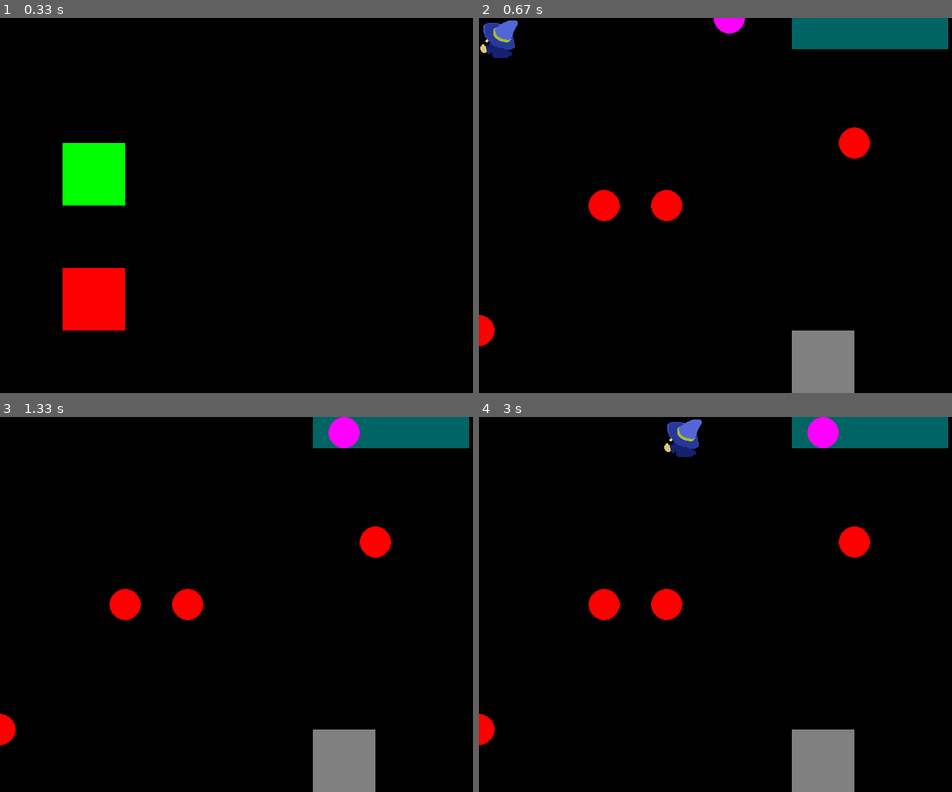
Above: before the commit, frames 1-4 (two rows, left to right).
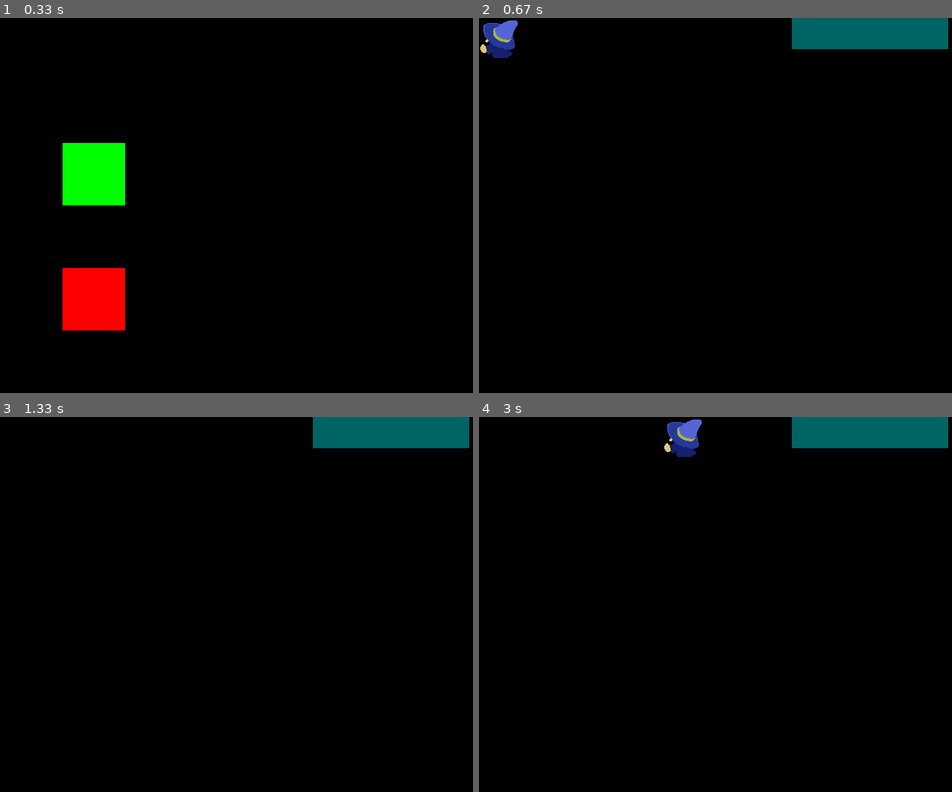
Above: after the commit, the same moments.

Repository: ENorell/zapocalypse
Game: pygame game, started from main_pygame.py
Two runs of this game, one before a commit and one after it. Both use one fixed random seed, a clock stepped at 60 frames per second and the inputs below.
Inputs (mouse positions are in pixels of both pictures, inside the frame that each line leads up to):
- Up to frame 1 (0.33 s): no input
- Up to frame 2 (0.67 s): click (573, 175) at 0.38 s
- Up to frame 3 (1.33 s): hold Right 0.67-1.13 s; hold Up from 1.17 s (still down)
- Up to frame 4 (3 s): release Up at 1.47 s; hold Down 2.57-2.87 s; hold Left from 2.9 s (still down)

Frame 1 is identical in both runs. In frame 2, 3.9% of the frame differs, in the area x 0-83%, y 0-100%; in frame 3, 4.1%; in frame 4, 4.1%.

Commit message:
Spawn system

Diff:
--- a/domain/events.py
+++ b/domain/events.py
@@ -10,3 +10,6 @@
 
 @dataclass(frozen=True)
 class OrbPickup(Event): ...
+
+@dataclass(frozen=True)
+class OrbSpawned(Event): ...
--- /dev/null
+++ b/domain/game_objects.py
@@ -0,0 +1,42 @@
+from typing import NamedTuple, Protocol
+from enum import Enum, auto
+from dataclasses import dataclass
+
+class WorldVector(NamedTuple):
+    x: float
+    y: float
+
+class Spawnable(Protocol):
+    def on_spawn(self):
+        ...
+
+class Element(Enum):
+    FIRE = auto()
+    WATER = auto()
+    WIND = auto()
+    ROOT = auto()
+    THUNDER = auto()
+
+@dataclass(frozen=True)
+class ElementOrb():
+    element: Element
+    position: WorldVector
+
+    def on_spawn(self):
+        ...
+
+class WallType(Enum):
+    BUSH = auto()
+    STONE = auto()
+
+@dataclass(frozen=True)
+class Wall():
+    wall_type: WallType
+    position: WorldVector
+
+    def on_spawn(self):
+        ...
+
+class Tile():
+    def on_spawn(self):
+        ...
--- a/domain/model.py
+++ b/domain/model.py
@@ -8,41 +8,7 @@
 from abc import ABC, abstractmethod
 
 import domain.events as events
-
-class WorldVector(NamedTuple):
-    x: float
-    y: float
-    z: float = 0.0
-
-
-class Element(Enum):
-    FIRE = auto()
-    WATER = auto()
-    WIND = auto()
-    ROOT = auto()
-    THUNDER = auto()
-
-class PhysicalObject(Protocol):
-    @property
-    def stackable(self) -> bool: ...
-    @property
-    def position(self) -> WorldVector: ...
-
-@dataclass(frozen=True)
-class ElementOrb():
-    element: Element
-    position: WorldVector
-    stackable = False
-
-class WallType(Enum):
-    BUSH = auto()
-    STONE = auto()
-
-@dataclass(frozen=True)
-class Wall():
-    wall_type: WallType
-    position: WorldVector
-    stackable = False
+from domain.game_objects import WorldVector, Element, ElementOrb, Wall
 
 class Player:
     base_run_speed = 8
@@ -65,79 +31,36 @@
         self._elements.appendleft(element)
 
 class Level:
-    def __init__(self, walls: list[Wall], orbs: Optional[list[ElementOrb]] = None):
-        self._walls = walls
-        self._orbs: list[ElementOrb] = orbs or []
+    def __init__(self):
+        self.walls: list[Wall] = []
+        self.orbs: list[ElementOrb] = []
         self.events: list[events.Event] = []
 
-    @property
-    def walls(self) -> list[Wall]:
-        return list(self._walls)
+    # @property
+    # def walls(self) -> list[Wall]:
+    #     return self.walls
 
-    @property
-    def orbs(self) -> list[ElementOrb]:
-        return list(self._orbs)
-
-    def free_spawn_positions(self, z_position: float) -> list[WorldVector]:
-
-        physical_objects = self.orbs + self.walls
-        occupied_positions = {(obj.position.x, obj.position.y) for obj in physical_objects if obj.position.z == z_position}
-
-        free_positions = [
-            WorldVector(x, y, z_position)
-            for x in range(7)
-            for y in range(8)
-            if (x, y) not in occupied_positions
-        ]
-
-        return free_positions
+    # @property
+    # def orbs(self) -> list[ElementOrb]:
+    #     return self.orbs
 
     def collides_with_wall(self, target: WorldVector) -> bool:
         return any(
             math.dist(collide_entity.position, target) < 1
-            for collide_entity in self._walls
+            for collide_entity in self.walls
         )
 
     def get_touching_orb(self, target: WorldVector) -> Optional[ElementOrb]:
         return next(
             (
-                orb for orb in self._orbs
+                orb for orb in self.orbs
                 if math.dist(orb.position[:2], target[:2]) < 1
             ),
             None
         )
 
     def remove_orb(self, orb: ElementOrb) -> None:
-        self._orbs.remove(orb)
-
-    def spawn_orb(self, orb_position_z: float) -> None:
-        self._orbs.append(
-            ElementOrb(
-                element=random.choice(list(Element)),
-                position=random.choice(self.free_spawn_positions(orb_position_z)),
-            )
-        )
-
-    # def get_free_positions(self, object_to_spawn: HasPosition, objects: list[HasPosition]) -> set[tuple]:
-    #     z_position = object.position.z
-
-    #     free_positions: set[WorldVector] = {object.position for object in self_}
-
-    #     for object in objects:
-    #         if object.not_stackable:
-                # free_positions.add(object.position)
-
-    # def spawn_object_in_free_position(self, object: HasPosition) -> None:
-
-    #     all_free_positions = self.free_spawn_positions(object.position.z)
-
-    #     if not all_free_positions:
-    #         return
-
-    #     position_new_orb = random.choice(all_free_positions)
-
-    #     self.spawn_orb(position_new_orb)
-
+        self.orbs.remove(orb)
 
 def move(player: Player, target: WorldVector, level: Level) -> None:
     if level.collides_with_wall(target):
--- a/domain/spawning_system.py
+++ b/domain/spawning_system.py
@@ -1,90 +1,30 @@
-from typing import NamedTuple, Protocol, Optional
+from typing import Protocol, Optional
 from enum import Enum, auto
 from dataclasses import dataclass
-from collections import deque
-from datetime import timedelta
-import math
 import random
-from abc import ABC, abstractmethod
+from domain.game_objects import WorldVector, Spawnable, ElementOrb, Element, Wall, WallType
+from domain.model import Level
+from domain.events import Event, OrbSpawned
 
-import domain.events as events
+class Spawner(Protocol):
+    def create_object(self) -> Spawnable:
+        ...
 
-class WorldVector(NamedTuple):
-    x: float
-    y: float
-    z: float = 0.0
+    def spawn_object(self) -> None:
+        spawnable = self.create_object()
+        spawnable.on_spawn() # Tvingande? Inga argument i metoden..
 
+class OrbSpawner():
+    def __init__(self, level: Level, event: Event):
+        self.level = level
 
-class Element(Enum):
-    FIRE = auto()
-    WATER = auto()
-    WIND = auto()
-    ROOT = auto()
-    THUNDER = auto()
+    def _free_spawn_positions(self) -> list[WorldVector]:
 
-class PhysicalObject(Protocol):
-    @property
-    def stackable(self) -> bool: ...
-    @property
-    def position(self) -> WorldVector: ...
-
-@dataclass(frozen=True)
-class ElementOrb():
-    element: Element
-    position: WorldVector
-    stackable = False
-
-class WallType(Enum):
-    BUSH = auto()
-    STONE = auto()
-
-@dataclass(frozen=True)
-class Wall():
-    wall_type: WallType
-    position: WorldVector
-    stackable = False
-
-class Player:
-    base_run_speed = 8
-    max_no_elements = 3
-    def __init__(self, position: WorldVector, elements: Optional[list[Element]] = None) -> None:
-        #health
-        self.position = position
-        self._elements = deque(elements or [], self.max_no_elements)
-        self.events: list[events.Event] = []
-
-    def get_speed(self) -> float:
-        """Return speed after effects etc."""
-        return self.base_run_speed
-
-    @property
-    def elements(self) -> list[Element]:
-        return list(self._elements)
-
-    def give_element(self, element: Element):
-        self._elements.appendleft(element)
-
-class Level:
-    def __init__(self, walls: list[Wall], orbs: Optional[list[ElementOrb]] = None):
-        self._walls = walls
-        self._orbs: list[ElementOrb] = orbs or []
-        self.events: list[events.Event] = []
-
-    @property
-    def walls(self) -> list[Wall]:
-        return list(self._walls)
-
-    @property
-    def orbs(self) -> list[ElementOrb]:
-        return list(self._orbs)
-
-    def free_spawn_positions(self, z_position: float) -> list[WorldVector]:
-
-        physical_objects = self.orbs + self.walls
-        occupied_positions = {(obj.position.x, obj.position.y) for obj in physical_objects if obj.position.z == z_position}
+        physical_objects = self.level.orbs + self.level.walls
+        occupied_positions = {(obj.position.x, obj.position.y) for obj in physical_objects}
 
         free_positions = [
-            WorldVector(x, y, z_position)
+            WorldVector(x, y)
             for x in range(7)
             for y in range(8)
             if (x, y) not in occupied_positions
@@ -92,79 +32,22 @@
 
         return free_positions
 
-    def collides_with_wall(self, target: WorldVector) -> bool:
-        return any(
-            math.dist(collide_entity.position, target) < 1
-            for collide_entity in self._walls
-        )
+    def _spawn_position(self) -> WorldVector:
+        position = random.choice(self._free_spawn_positions())
 
-    def get_touching_orb(self, target: WorldVector) -> Optional[ElementOrb]:
-        return next(
-            (
-                orb for orb in self._orbs
-                if math.dist(orb.position[:2], target[:2]) < 1
-            ),
-            None
-        )
+        return position
 
-    def remove_orb(self, orb: ElementOrb) -> None:
-        self._orbs.remove(orb)
+    def create_object(self) -> Spawnable:
+        element = random.choice(list(Element))
+        position = self._spawn_position()
+        return ElementOrb(element, position)
 
-    def spawn_orb(self, orb_position_z: float) -> None:
-        self._orbs.append(
-            ElementOrb(
-                element=random.choice(list(Element)),
-                position=random.choice(self.free_spawn_positions(orb_position_z)),
-            )
-        )
+    def _trigger_spawn_event(self) -> None:
+        ...
 
-    # def get_free_positions(self, object_to_spawn: HasPosition, objects: list[HasPosition]) -> set[tuple]:
-    #     z_position = object.position.z
-
-    #     free_positions: set[WorldVector] = {object.position for object in self_}
-
-    #     for object in objects:
-    #         if object.not_stackable:
-                # free_positions.add(object.position)
-
-    # def spawn_object_in_free_position(self, object: HasPosition) -> None:
-
-    #     all_free_positions = self.free_spawn_positions(object.position.z)
-
-    #     if not all_free_positions:
-    #         return
-
-    #     position_new_orb = random.choice(all_free_positions)
-
-    #     self.spawn_orb(position_new_orb)
-
-
-def move(player: Player, target: WorldVector, level: Level) -> None:
-    if level.collides_with_wall(target):
-        player.events.append(events.Collision())
-        return
-
-    if orb := level.get_touching_orb(target):
-        level.remove_orb(orb)
-        player.give_element(orb.element)
-        player.events.append(events.OrbPickup())
-
-    player.position = target
-
-class Spell(ABC):
-    #@abstractmethod
-    def execute(self) -> None: ...
-
-class FireStorm(Spell): ...
-
-spell_book = {
-    # (Element.FIRE, Element.WIND, Element.THUNDER): "fire storm",
-    # (Element.FIRE, Element.FIRE, Element.WIND): "Fire Tornado"
-    (Element.WIND, Element.WIND, Element.FIRE): FireStorm()
-}
-
-def conjure_spell(elements: list[Element]) -> Optional[Spell]:
-    if len(elements) < 3:
-        return None
-    spell_ingredients: tuple[Element, Element, Element] = (elements[0], elements[1], elements[2])
-    return spell_book.get(spell_ingredients)
+    def spawn_object(self) -> None:
+        spawnable = self.create_object()
+        spawnable.on_spawn()
+        # Event?
+        self.level.orbs.append(spawnable)
+        self._trigger_spawn_event(spawnable)
--- a/interactors/presenter_model.py
+++ b/interactors/presenter_model.py
@@ -2,7 +2,7 @@
 from dataclasses import dataclass
 from abc import ABC
 
-from domain.model import Element, WallType, WorldVector
+from domain.game_objects import Element, WallType, WorldVector
 
 
 class PresenterModel(ABC): ...
--- a/interactors/scenes/fight_scene.py
+++ b/interactors/scenes/fight_scene.py
@@ -17,8 +17,7 @@
 
     return WorldVector(
         player.position.x + x * distance / magnitude,
-        player.position.y + y * distance / magnitude,
-        player.position.z
+        player.position.y + y * distance / magnitude
     )
 
 
@@ -29,8 +28,7 @@
         self._player = player
 
     def start(self) -> None:
-        for _ in range(5):
-            self._level.spawn_orb(1)
+        ...
 
     def update(self, user_input: UserInput) -> None:
         if move_target := _get_move_target(self._player, user_input):
--- a/interface/pixel/presenter.py
+++ b/interface/pixel/presenter.py
@@ -1,6 +1,6 @@
 from typing import Optional, Sequence
 
-from domain.model import WorldVector, Element, WallType  # Red flag?
+from domain.game_objects import WorldVector, Element, WallType  # Red flag?
 from interactors.presenter_model import PresenterModel, OrbSlots, PlayerModel, OrbModel, StartButton, QuitButton, \
     WallModel
 from interface.pixel.render_model import PixelVector, RenderModel, Asset
@@ -15,7 +15,7 @@
 
 
 def transform_world_to_pixel(world_coordinate: WorldVector) -> PixelVector:
-    x, y, _ = world_coordinate
+    x, y = world_coordinate
     return PixelVector(round(100*x), round(100*y))
 
 
--- a/main_pygame.py
+++ b/main_pygame.py
@@ -1,4 +1,4 @@
-from domain.model import Player, WorldVector, Level, Wall, WallType, ElementOrb, Element
+from domain.model import Player, WorldVector, Level
 from interactors.scenes.start_menu import StartMenu
 from interactors.scenes.fight_scene import FightScene
 from interactors.scene import SceneChoice
@@ -16,11 +16,8 @@
         assets=load_asset_map()
     )
 
-    player = Player(position=WorldVector(0, 0, 1.0))
-    level = Level(
-        [Wall(WallType.STONE, WorldVector(5, 5, 1))],
-        [ElementOrb(Element.FIRE, WorldVector(3, 3, 1))]
-    )
+    player = Player(position=WorldVector(0, 0))
+    level = Level()
 
     state_machine = StateMachine(
         scenes={
